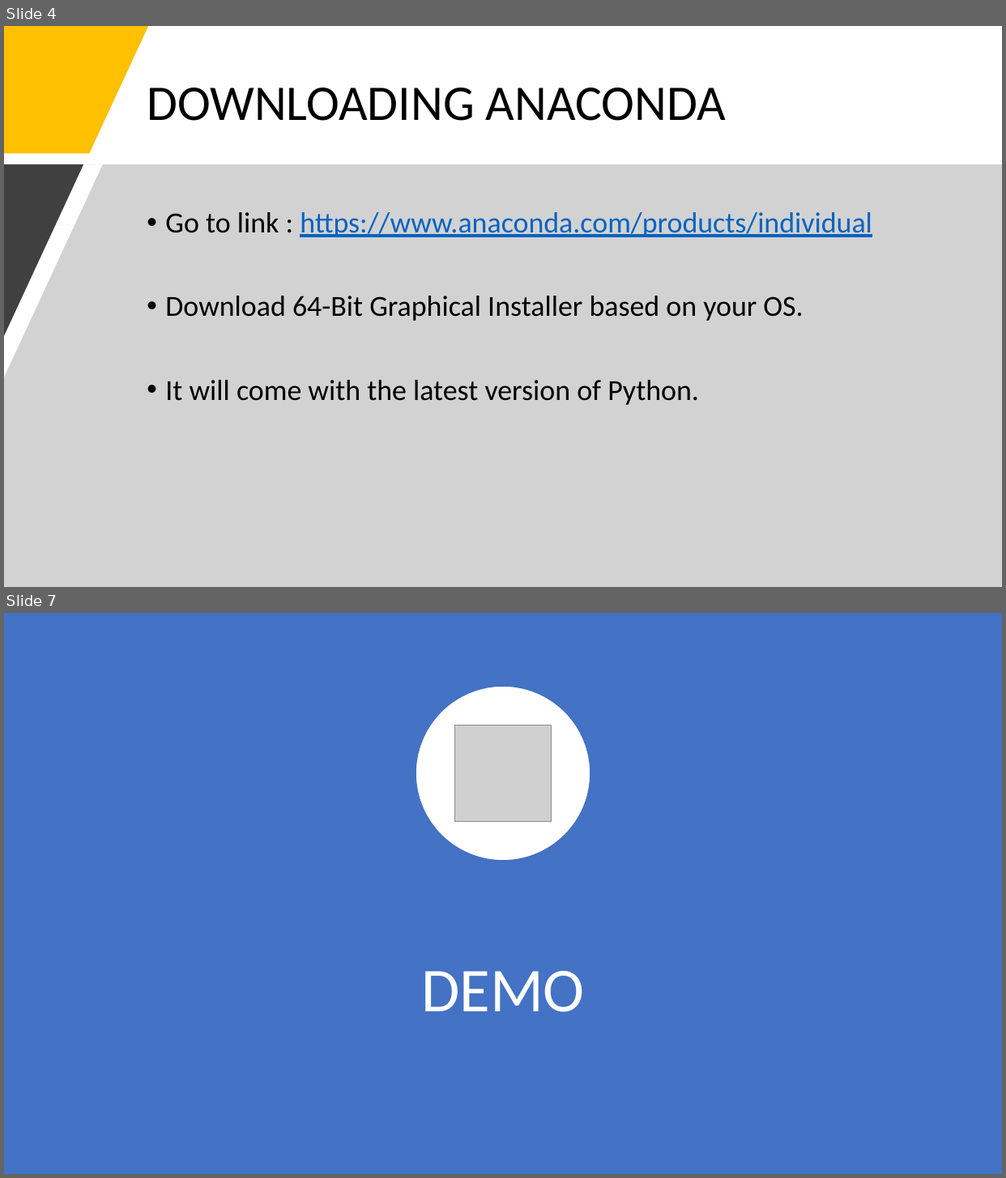
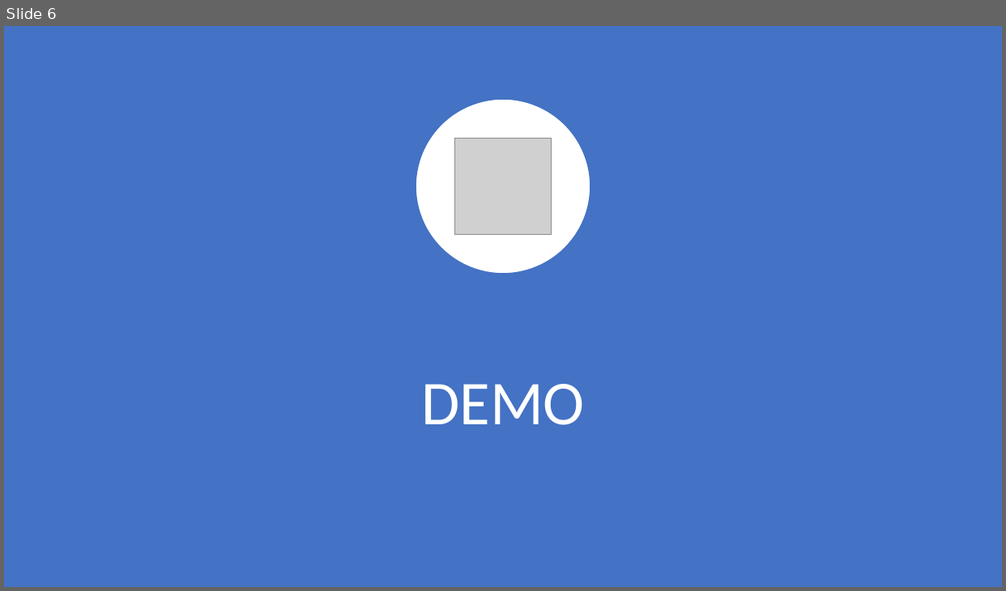
Before and after one commit to umangnangal/Topology_Generator, a slide deck: San_Charcha_30th_Sept.pptx. Shown one above the other, each under a label of ours: slides 4 and 7 before the commit, slide 6 after it; the slides between them are not shown. The pictures are 1006x1178 and 1006x591 pixels, drawn with LibreOffice and Linux fonts; fonts in the diff are those of the drawing; grey boxes stand for pictures. Boxes give left, top, right and bottom in pixels: in the first picture for what was removed or moved away, otherwise in the second. Text is boxed around its words. In the diff, an @@ line names an element or a change of style, - is before the commit and + after.

```diff
--- a/San_Charcha_30th_Sept.pptx
+++ b/San_Charcha_30th_Sept.pptx
@@ slide 4 removed at (4,26,1002,587), background #FFFFFF @@
@@ freeform shape removed at (4,26,148,153) @@
@@ title removed at (147,88,726,121) @@
-DOWNLOADING ANACONDA
@@ freeform shape removed at (4,165,1002,587) @@
@@ freeform shape removed at (4,165,83,336) @@
@@ text removed at (165,212,872,405) @@
-• Go to link : https://www.anaconda.com/products/individual
-• Download 64-Bit Graphical Installer based on your OS.
-• It will come with the latest version of Python.
@@ what was slide 7 is now slide 6 @@
```
Also in this commit, not shown: 5 slides changed, 3 other files.
